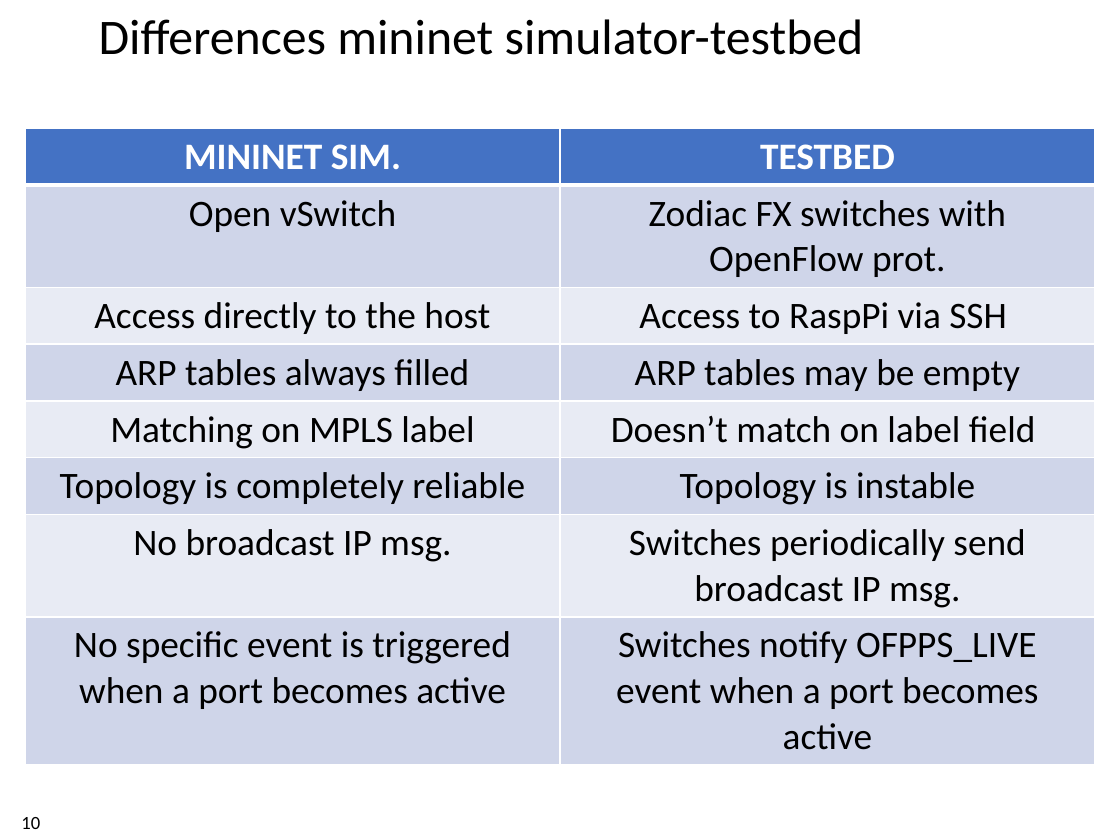
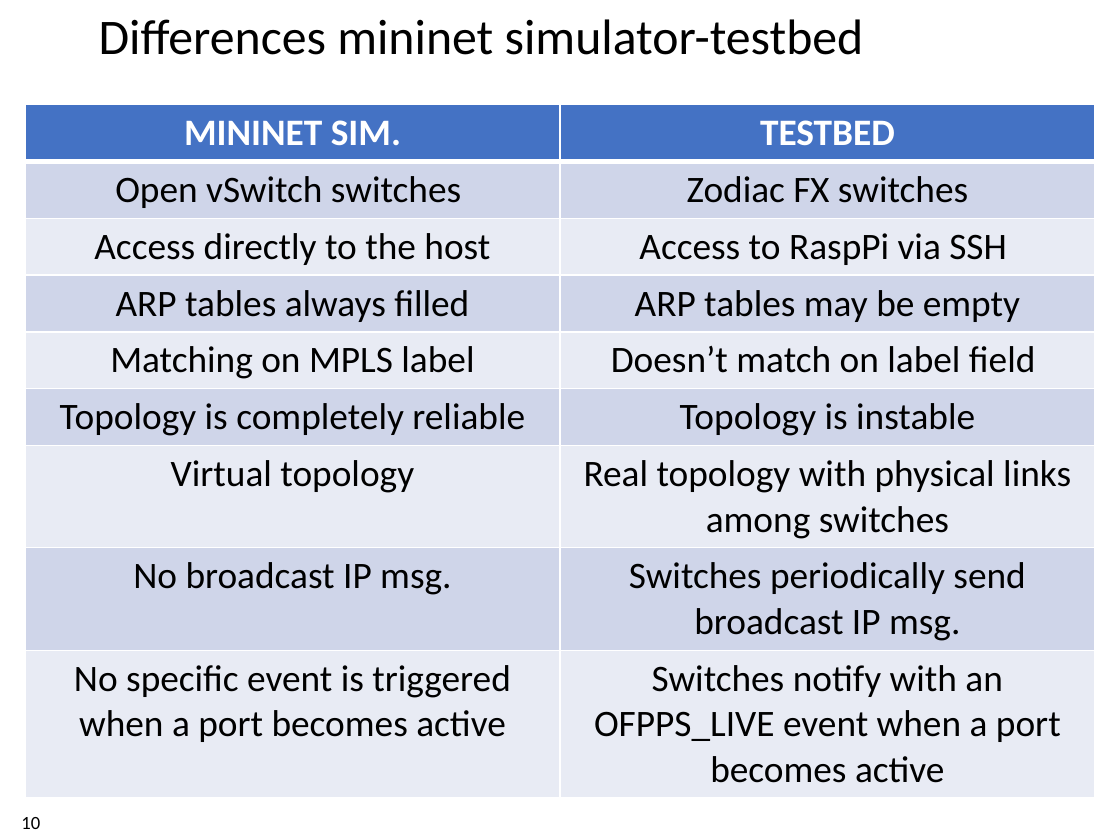
Before and after one commit to xdl907/switching-and-routing-project, a slide deck: slide 10 of template_project_exam__1_.pptx. Drawn at 1120x840 pixels with LibreOffice and Linux fonts; fonts in the diff are those of the drawing; background and template pictures are left out. Boxes give left, top, right and bottom in pixels: in the first picture for what was removed or moved away, otherwise in the second. Text is boxed around its words. In the diff, an @@ line names an element or a change of style, - is before the commit and + after.

```diff
--- a/template_project_exam__1_.pptx
+++ b/template_project_exam__1_.pptx
@@ table at bbox=[25, 105, 1095, 788] @@
-row 2, column 1: Open vSwitch
+row 2, column 1: Open vSwitch switches
-row 2, column 2: Zodiac FX switches with OpenFlow prot.
+row 2, column 2: Zodiac FX switches
+row 7: Virtual topology | Real topology with physical links among switches
-row 9, column 2: Switches notify OFPPS_LIVE event when a port becomes active
+row 9, column 2: Switches notify with an OFPPS_LIVE event when a port becomes active
@@ table: place and size @@
-table at bbox=[25, 128, 1095, 755]
+table at bbox=[25, 105, 1095, 788]
```
Also in this commit, not shown: 4 other slides changed, 1 slide added.
